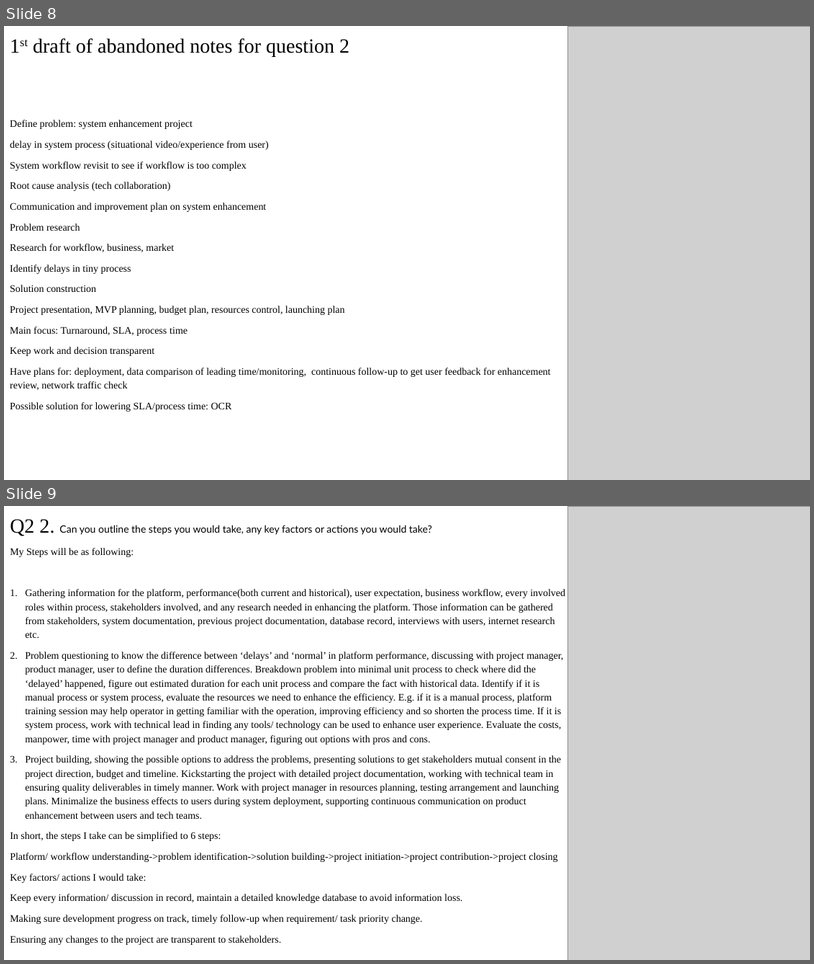
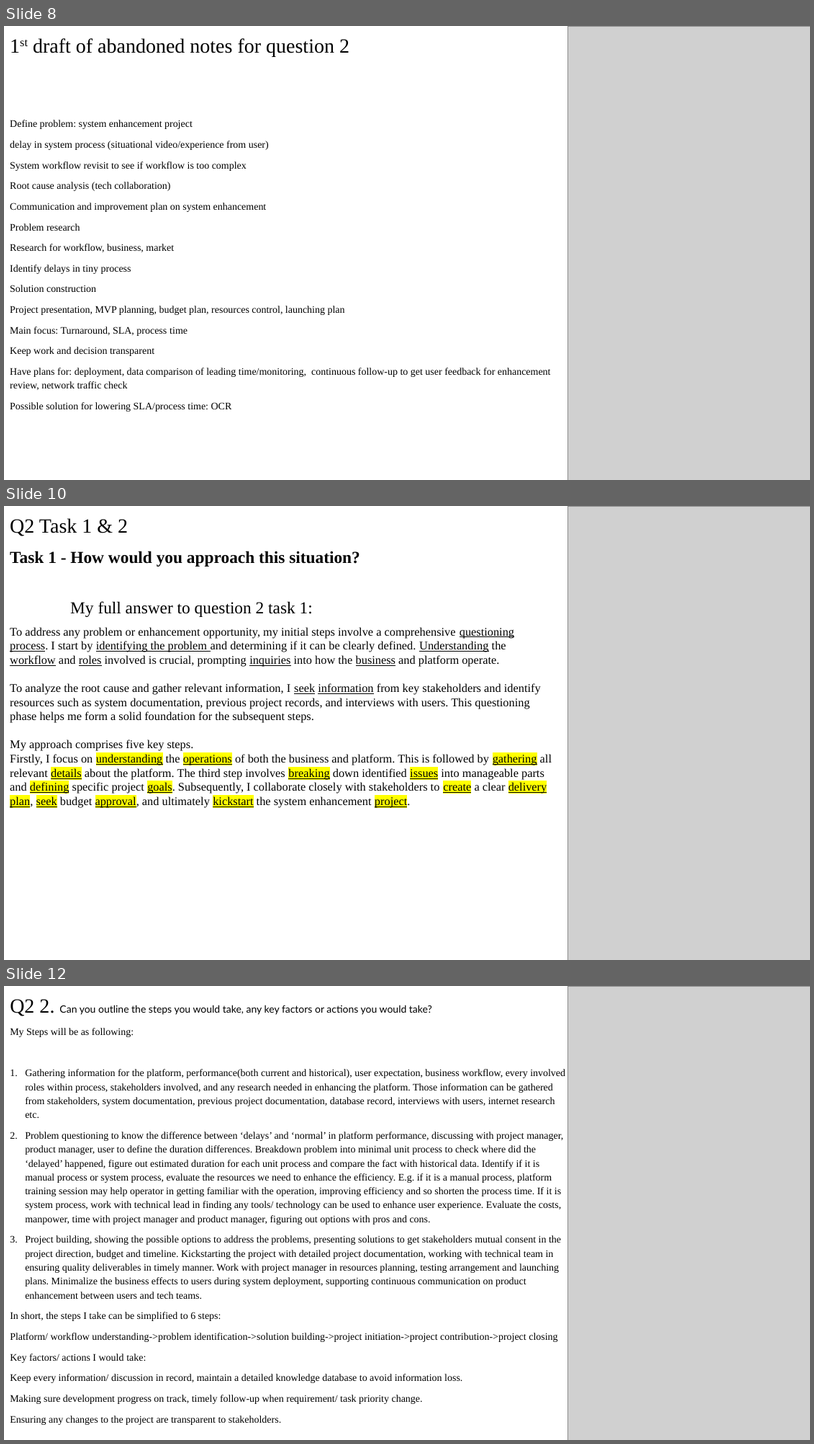
Before and after one commit to franco05hk/Business-Analyst-Project, a slide deck: Abandoned Notes/Abandoned Notes.pptx. Shown one above the other, each under a label of ours: slides 8 and 9 before the commit, slides 8, 10 and 12 after it; the slides between them are not shown. The pictures are 814x964 and 814x1444 pixels, drawn with LibreOffice and Linux fonts; fonts in the diff are those of the drawing; grey boxes stand for pictures. Boxes give left, top, right and bottom in pixels: in the first picture for what was removed or moved away, otherwise in the second. Text is boxed around its words. In the diff, an @@ line names an element or a change of style, - is before the commit and + after.

```diff
--- a/Abandoned Notes/Abandoned Notes.pptx
+++ b/Abandoned Notes/Abandoned Notes.pptx
@@ slide 10 added at box(4, 506, 810, 960), background #FFFFFF @@
@@ text added at box(10, 518, 552, 808), 14 pt, text #000000 @@
+Q2 Task 1 & 2
+Task 1 - How would you approach this situation?
+    My full answer to question 2 task 1:
+To address any problem or enhancement opportunity, my initial steps involve a comprehensive questioning process. I start by identifying the problem and determining if it can be clearly defined. Understanding the workflow and roles involved is crucial, prompting inquiries into how the business and platform operate.
+To analyze the root cause and gather relevant information, I seek information from key stakeholders and identify resources such as system documentation, previous project records, and interviews with users. This questioning phase helps me form a solid foundation for the subsequent steps.
+My approach comprises five key steps.
+Firstly, I focus on understanding the operations of both the business and platform. This is followed by gathering all relevant details about the platform. The third step involves breaking down identified issues into manageable parts and defining specific project goals. Subsequently, I collaborate closely with stakeholders to create a clear delivery plan, seek budget approval, and ultimately kickstart the system enhancement project.
@@ picture added at box(568, 506, 810, 960) @@
@@ what was slide 9 is now slide 12 @@
```
Also in this commit, not shown: 2 other slides added, 1 other file.
